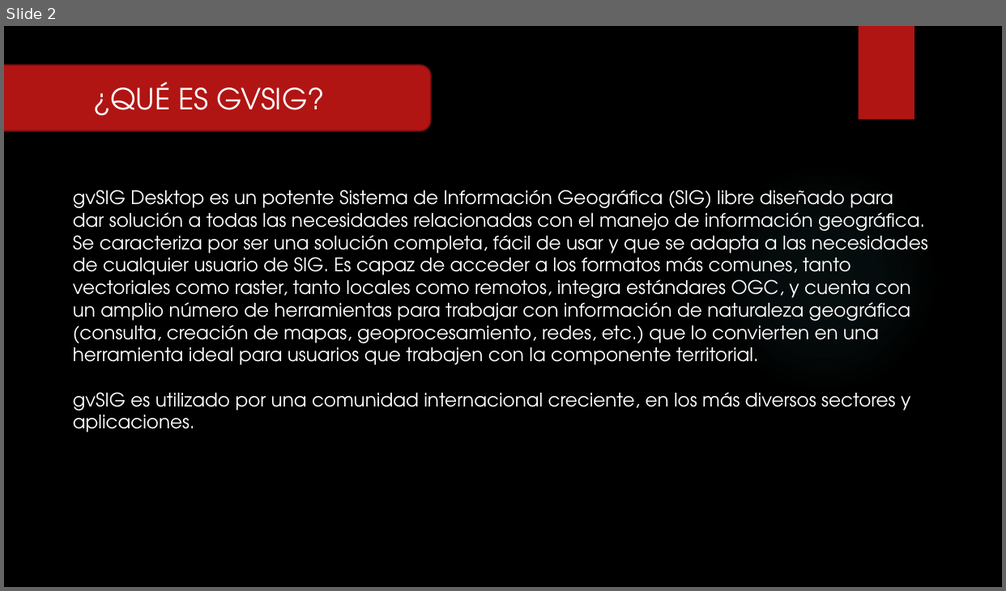
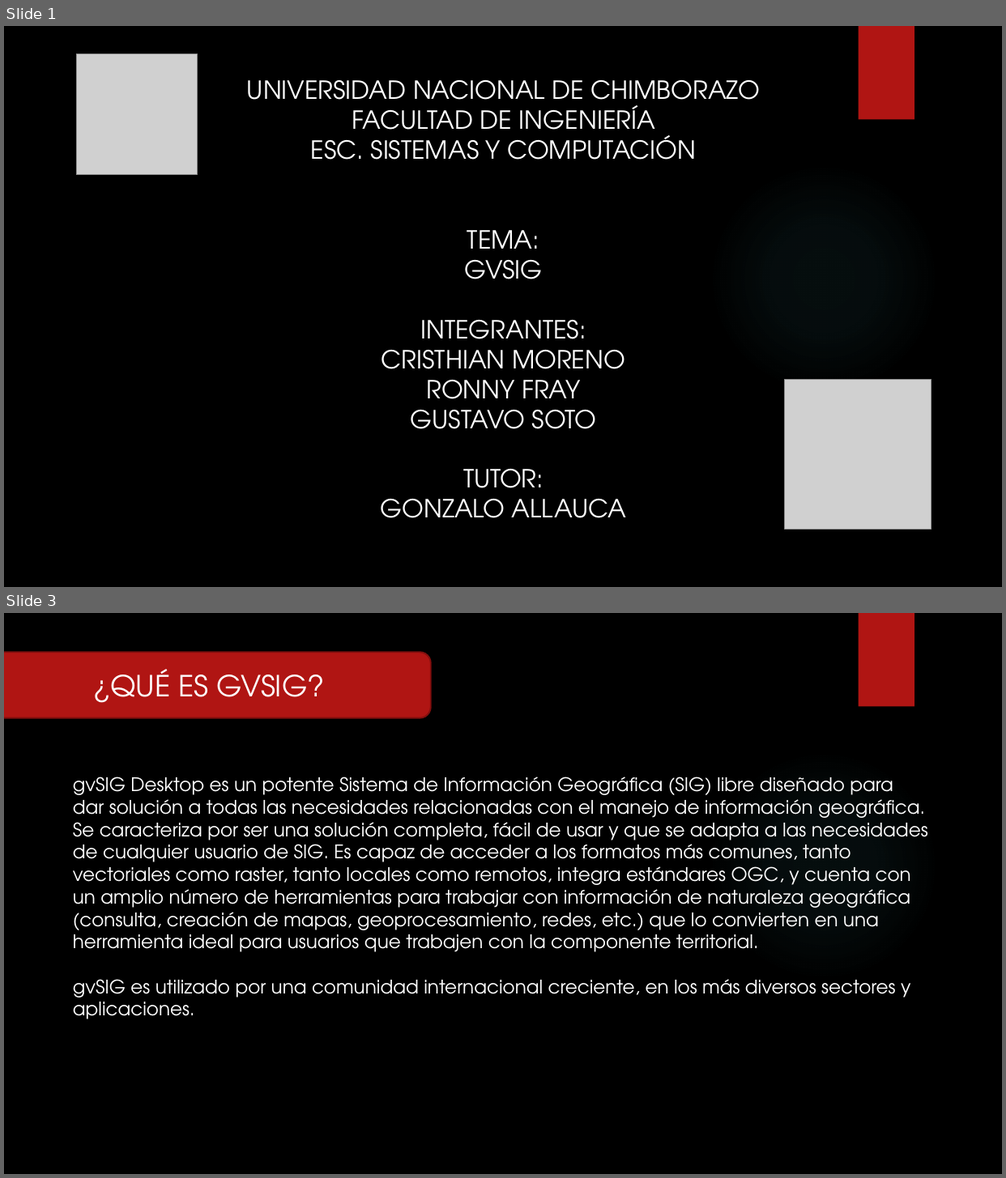
Before and after one commit to RFray/gvSIG, a slide deck: Expo-gvSIG.pptx. Shown one above the other, each under a label of ours: slide 2 before the commit, slides 1 and 3 after it; the slides between them are not shown. The pictures are 1006x591 and 1006x1178 pixels, drawn with LibreOffice and Linux fonts; fonts in the diff are those of the drawing; grey boxes stand for pictures; background and template pictures are left out. Boxes give left, top, right and bottom in pixels: in the first picture for what was removed or moved away, otherwise in the second. Text is boxed around its words. In the diff, an @@ line names an element or a change of style, - is before the commit and + after.

```diff
--- a/Expo-gvSIG.pptx
+++ b/Expo-gvSIG.pptx
@@ slide 1 added at box(4, 26, 1002, 587), background picture (left out); not listed: 2 template elements that a slide beside it also shows @@
@@ picture added at box(77, 54, 198, 175) @@
@@ text added at box(247, 80, 761, 518), 24 pt, text #FFFFFF @@
+UNIVERSIDAD NACIONAL DE CHIMBORAZO
+FACULTAD DE INGENIERÍA
+ESC. SISTEMAS Y COMPUTACIÓN
+TEMA:
+GVSIG
+INTEGRANTES:
+CRISTHIAN MORENO
+RONNY FRAY
+GUSTAVO SOTO
+TUTOR:
+GONZALO ALLAUCA
@@ picture added at box(785, 380, 931, 530) @@
@@ what was slide 2 is now slide 3 @@
```
Also in this commit, not shown: 7 slides changed, 2 other slides added, 1 slide removed.
